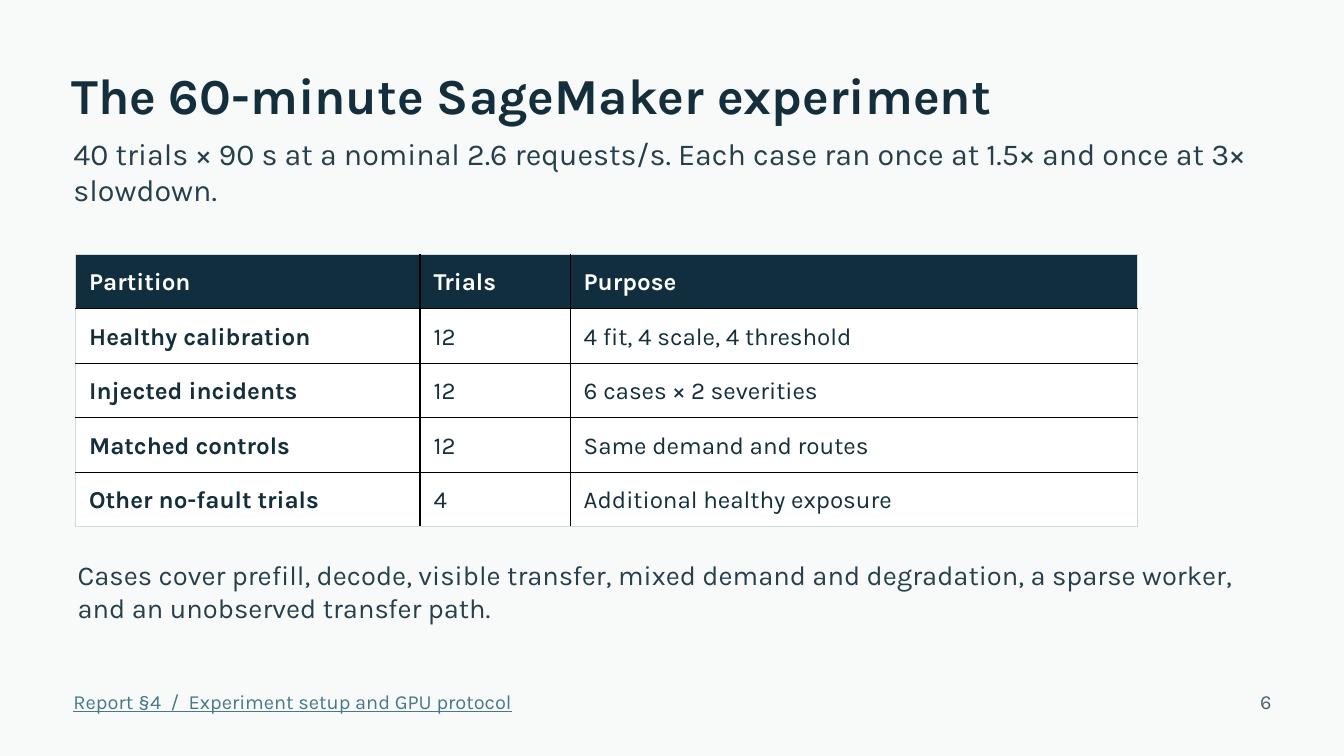
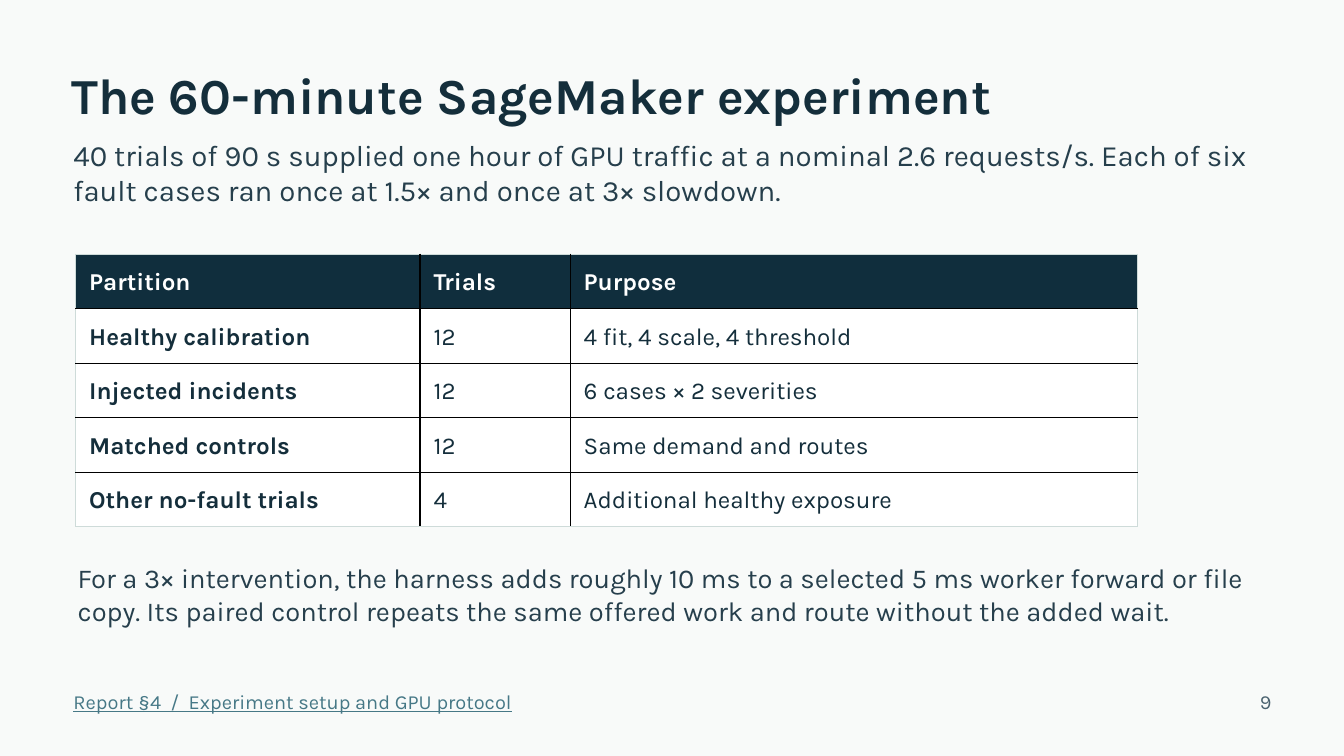
Before and after one commit to sid15022/DAT-CS5903, a slide deck: slide 9 of docs/Final_Project_Presentation.pptx (slide 6 before the commit). Drawn at 1344x756 pixels with LibreOffice and Linux fonts; fonts in the diff are those of the drawing. Boxes give left, top, right and bottom in pixels: in the first picture for what was removed or moved away, otherwise in the second. Text is boxed around its words. In the diff, an @@ line names an element or a change of style, - is before the commit and + after.

```diff
--- a/docs/Final_Project_Presentation.pptx
+++ b/docs/Final_Project_Presentation.pptx
@@ text at [73,144,1246,202]: text changed; size 21.8 to 21 pt @@
-40 trials × 90 s at a nominal 2.6 requests/s. Each case ran once at 1.5× and once at 3× slowdown.
+40 trials of 90 s supplied one hour of GPU traffic at a nominal 2.6 requests/s. Each of six fault cases ran once at 1.5× and once at 3× slowdown.
@@ text at [78,569,1242,628]: text changed @@
-Cases cover prefill, decode, visible transfer, mixed demand and degradation, a sparse worker, and an unobserved transfer path.
+For a 3× intervention, the harness adds roughly 10 ms to a selected 5 ms worker forward or file copy. Its paired control repeats the same offered work and route without the added wait.
@@ text at [1260,696,1272,709]: text changed @@
-6
+9
```
Also in this commit, not shown: 11 other slides changed, 3 slides added.
